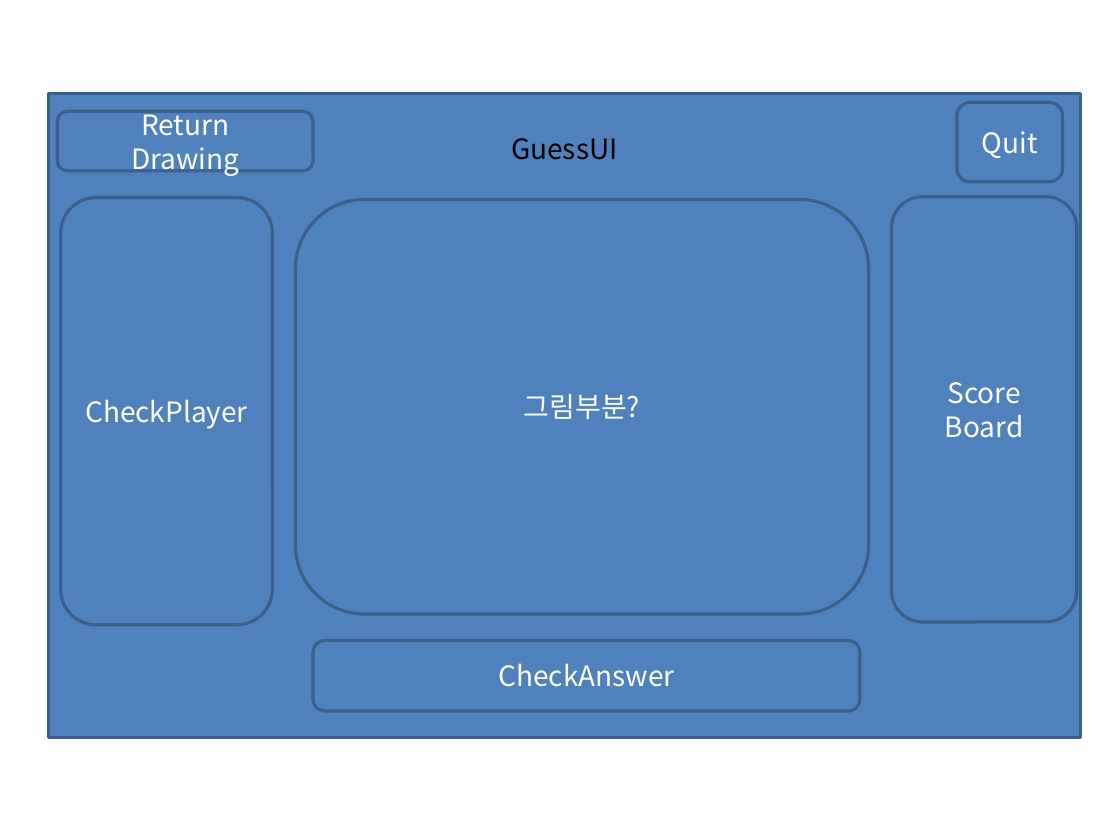
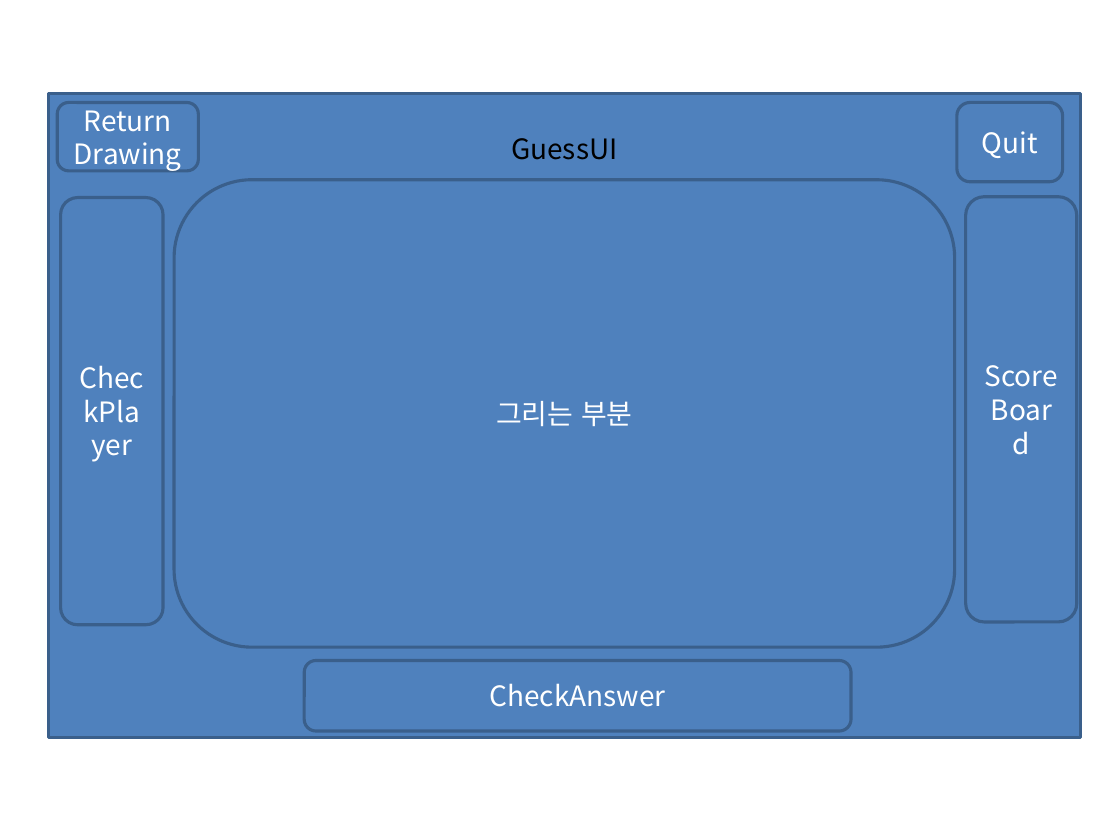
Before and after one commit to wavyfire/Pygame-CatchMind, a slide deck: slide 6 of 도식도.pptx. Drawn at 1120x840 pixels with LibreOffice and Linux fonts; fonts in the diff are those of the drawing. Boxes give left, top, right and bottom in pixels: in the first picture for what was removed or moved away, otherwise in the second. Text is boxed around its words. In the diff, an @@ line names an element or a change of style, - is before the commit and + after.

```diff
--- a/도식도.pptx
+++ b/도식도.pptx
@@ rounded rectangle "Return": place and size @@
-rounded rectangle "Return" at [57,111,312,170]
+rounded rectangle "Return" at [57,103,198,171]
@@ rounded rectangle "그리는 부분": place and size @@
-rounded rectangle "그리는 부분" at [296,199,869,614]
+rounded rectangle "그리는 부분" at [174,179,954,646]
@@ rounded rectangle "CheckPlayer": place and size @@
-rounded rectangle "CheckPlayer" at [60,197,272,624]
+rounded rectangle "CheckPlayer" at [60,197,162,624]
@@ rounded rectangle "Score": place and size @@
-rounded rectangle "Score" at [892,197,1076,623]
+rounded rectangle "Score" at [965,197,1076,623]
@@ text in rounded rectangle at [496,401,633,426]: text changed @@
-그림부분?
+그리는 부분
@@ rounded rectangle "CheckAnswer": place and size @@
-rounded rectangle "CheckAnswer" at [314,641,860,711]
+rounded rectangle "CheckAnswer" at [305,661,851,731]
```
Also in this commit, not shown: 6 other files.
